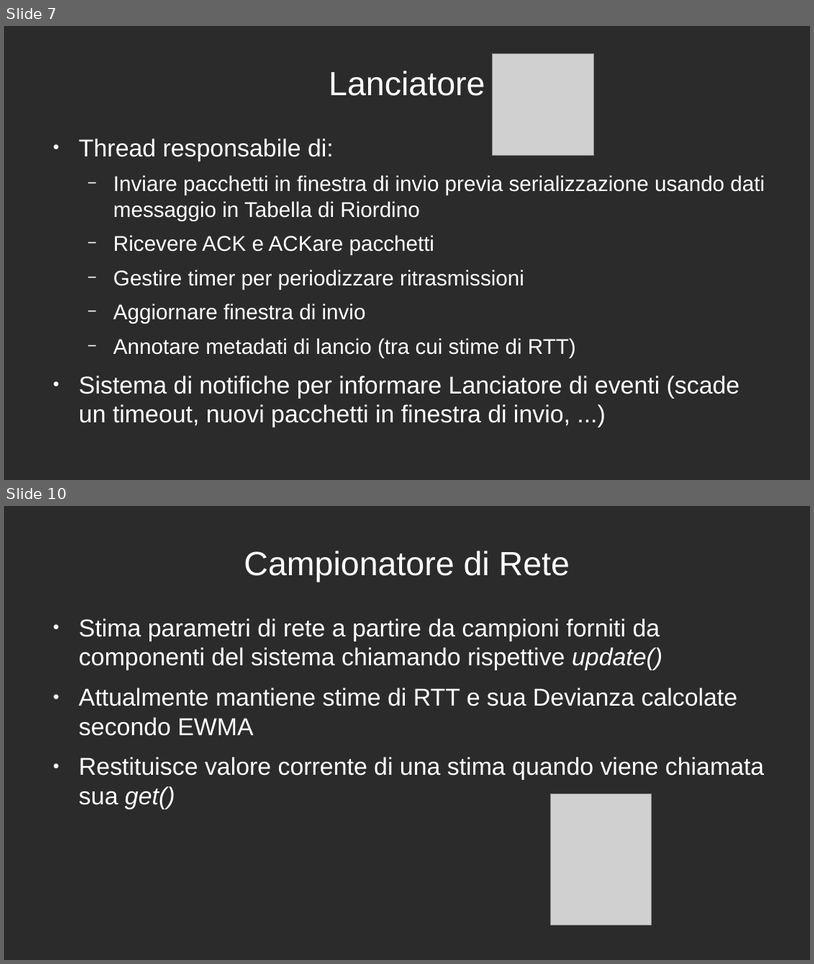
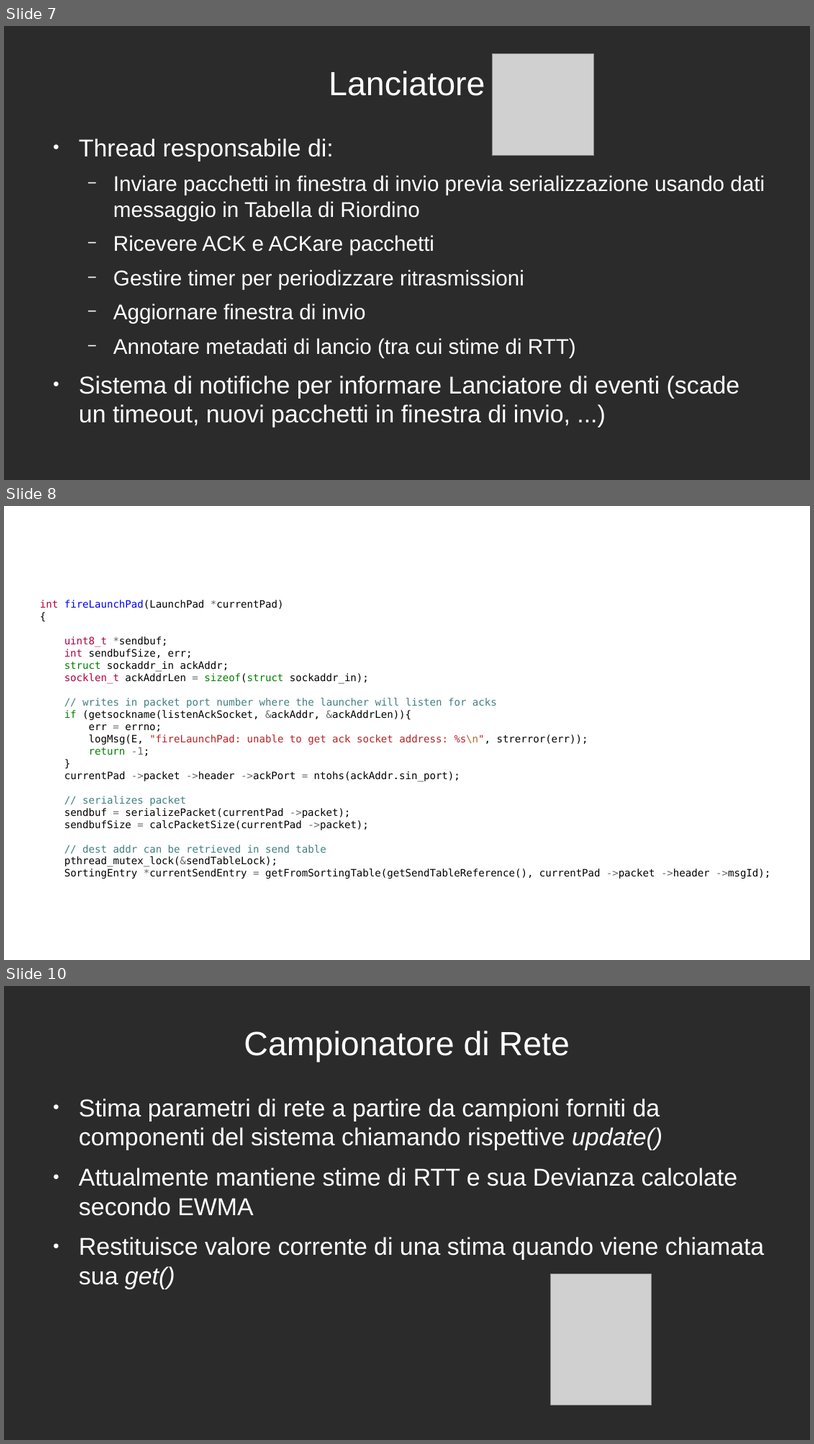
Before and after one commit to Torkin1/IIW_UDP_GBN, a slide deck: doc/slides/implementazione.odp. Shown one above the other, each under a label of ours: slides 7 and 10 before the commit, slides 7, 8 and 10 after it; the slides between them are not shown. The pictures are 814x964 and 814x1444 pixels, drawn with LibreOffice and Linux fonts; fonts in the diff are those of the drawing; grey boxes stand for pictures; background and template pictures are left out; a plain dark background stands for a picture behind light text. Boxes give left, top, right and bottom in pixels: in the first picture for what was removed or moved away, otherwise in the second. Text is boxed around its words. In the diff, an @@ line names an element or a change of style, - is before the commit and + after.

```diff
--- a/doc/slides/implementazione.odp
+++ b/doc/slides/implementazione.odp
@@ slide 8 added at [4, 506, 810, 960], background picture (left out) @@
@@ title added at [44, 524, 770, 600], 33 pt, text #FFFFFF @@
+GBN, Lanciatore
@@ text added at [40, 600, 771, 878], 10 pt, text #000000 @@
+int fireLaunchPad(LaunchPad *currentPad)
+{
+uint8_t *sendbuf;
+int sendbufSize, err;
+struct sockaddr_in ackAddr;
+socklen_t ackAddrLen = sizeof(struct sockaddr_in);
+// writes in packet port number where the launcher will listen for acks
+if (getsockname(listenAckSocket, &ackAddr, &ackAddrLen)){
+err = errno;
+logMsg(E, "fireLaunchPad: unable to get ack socket address: %s\n", strerror(err));
+return -1;
+}
+currentPad ->packet ->header ->ackPort = ntohs(ackAddr.sin_port);
+// serializes packet
+sendbuf = serializePacket(currentPad ->packet);
+sendbufSize = calcPacketSize(currentPad ->packet);
+// dest addr can be retrieved in send table
+pthread_mutex_lock(&sendTableLock);
+SortingEntry *currentSendEntry = getFromSortingTable(getSendTableReference(), currentPad ->packet ->header ->msgId);
```
Also in this commit, not shown: 2 slides changed, 6 other slides added, 3 slides removed.
